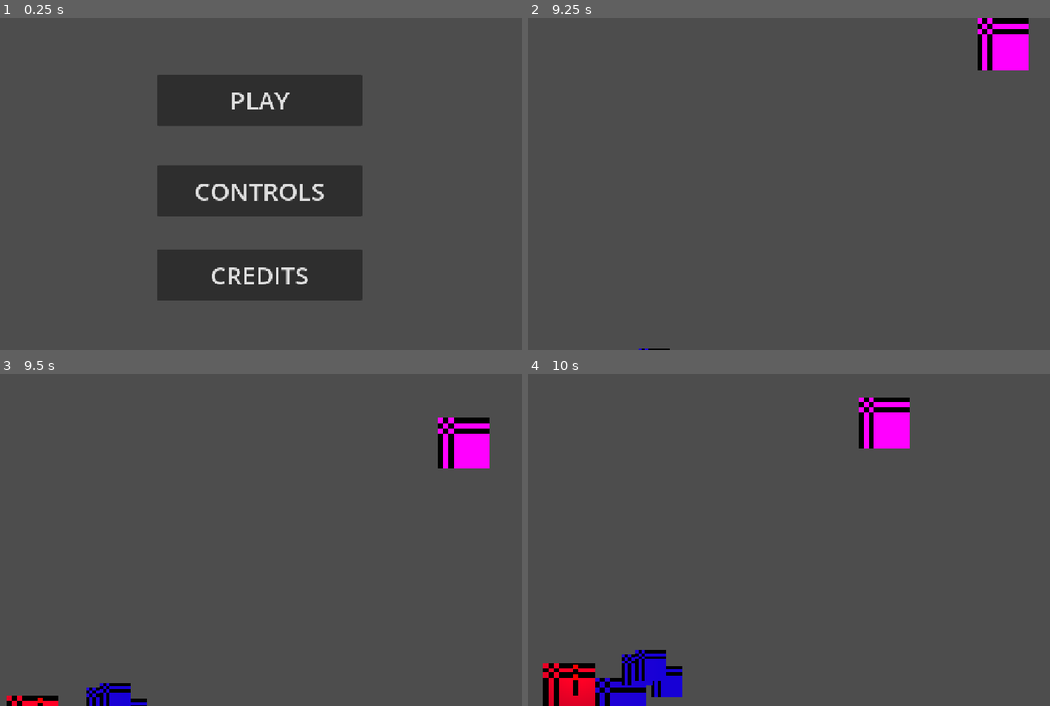
Above: before the commit, frames 1-4 (two rows, left to right).
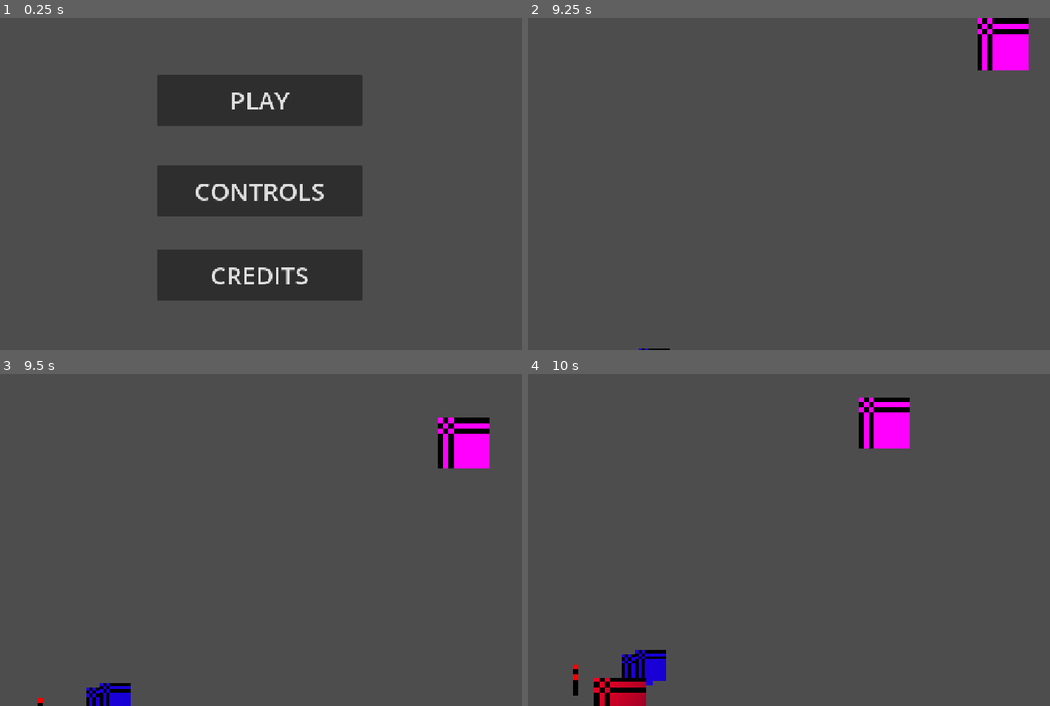
Above: after the commit, the same moments.

Repository: anqilique/GDGJam2-2025
Game: Godot game, scene res://Scenes/start_menu.tscn
The game is run twice, just before and just after one commit, with the same random seed, the same clock (stepped at 60 frames per second) and the same inputs.
Inputs (mouse positions are in pixels of both pictures, inside the frame that each line leads up to):
- Up to frame 1 (0.25 s): no input
- Up to frame 2 (9.25 s): click "PLAY" at 0.5 s; move the mouse to (752, 250) at 1.27 s; hold W (fire_cat_move_up) 1.28-2.78 s; click (752, 250) at 1.35 s; move the mouse to (961, 233) at 2.02 s; click (961, 233) at 2.1 s; move the mouse to (606, 134) at 2.77 s; hold A (fire_cat_move_left) 2.78-4.28 s; click (606, 134) at 2.85 s; move the mouse to (809, 184) at 3.52 s; click (809, 184) at 3.6 s; tap Enter at 4.25, 8 s; move the mouse to (695, 101) at 4.27 s; hold S (fire_cat_move_down) 4.28-5.03 s; click (695, 101) at 4.35 s; move the mouse to (914, 167) at 5.02 s; hold D (fire_cat_move_right) 5.03-5.78 s; click (914, 167) at 5.1 s; move the mouse to (663, 200) at 5.77 s; hold W (fire_cat_move_up) 5.78-6.53 s; click (663, 200) at 5.85 s; move the mouse to (841, 110) at 6.52 s; hold D (fire_cat_move_right) 6.53-8.78 s; click (841, 110) at 6.6 s; tap Space at 7.25, 8.75 s; move the mouse to (752, 250) at 7.27 s; click (752, 250) at 7.35 s; move the mouse to (961, 233) at 8.02 s; click (961, 233) at 8.1 s; move the mouse to (606, 134) at 8.77 s; hold S (fire_cat_move_down) from 8.78 s (still down); click (606, 134) at 8.85 s
- Up to frame 3 (9.5 s): keep holding S (fire_cat_move_down)
- Up to frame 4 (10 s): move the mouse to (809, 540) at 9.52 s; release S (fire_cat_move_down) at 9.53 s; hold A (fire_cat_move_left) from 9.53 s (still down); click (809, 540) at 9.6 s

Frames 1-2 are identical in both runs. In frame 3, 0.4% of the frame differs, in the area x 1-29%, y 96-100%; in frame 4, 2.2%, in the area x 2-30%, y 87-100%.

Commit message:
Handle YCat Death
- Shadows don't attack dead YCat
- YCat can't drop yarn when dead

Diff:
--- a/Scenes/yarn_cat.tscn
+++ b/Scenes/yarn_cat.tscn
@@ -9,7 +9,6 @@
 [ext_resource type="PackedScene" uid="uid://4j24cfujirgk" path="res://Scenes/Components/HurtboxComponent.tscn" id="3_p0tp3"]
 [ext_resource type="Script" uid="uid://d2wxvba0tns6f" path="res://Scripts/YarnCat/States/YCatDeath.gd" id="5_63v1j"]
 [ext_resource type="Script" uid="uid://cr0mp0gn4lrw" path="res://Scripts/YarnCat/States/YCatHit.gd" id="6_jrn06"]
-[ext_resource type="Script" uid="uid://gxj8aedvk77p" path="res://Scripts/YarnCat/Pass_Torch.gd" id="9_i562e"]
 
 [sub_resource type="PlaceholderTexture2D" id="PlaceholderTexture2D_8gbba"]
 size = Vector2(10, 10)
@@ -20,8 +19,6 @@
 [sub_resource type="CapsuleShape2D" id="CapsuleShape2D_i562e"]
 radius = 5.0
 height = 10.0
-
-[sub_resource type="CircleShape2D" id="CircleShape2D_bvyg1"]
 
 [node name="YarnCat" type="CharacterBody2D" groups=["YarnCat"]]
 process_mode = 3
--- a/Scripts/Shadow/ShadowHitbox.gd
+++ b/Scripts/Shadow/ShadowHitbox.gd
@@ -27,7 +27,12 @@
 	if state_machine.current_state.name == "ShadowAttack":
 		return
 	if is_touching_yarn_cat:
-		state_machine.on_child_transition(state_machine.current_state, "ShadowAttack")
+		var yarn_cat = get_tree().get_first_node_in_group("YarnCat")
+
+		if yarn_cat.get_node("StateMachine").current_state.name != "YCatDeath":
+			state_machine.on_child_transition(state_machine.current_state, "ShadowAttack")
+		else:
+			print("Shadow detects Yarn Cat Dead")
 
 
 func _on_area_exited(_area : Area2D):
--- a/Scripts/Shadow/States/ShadowAttack.gd
+++ b/Scripts/Shadow/States/ShadowAttack.gd
@@ -7,7 +7,7 @@
 @export var damage : int
 
 func enter():
-	var yarn_cat_health = get_tree().get_nodes_in_group("YarnCat")[0].find_child("HealthComponent")
+	var yarn_cat_health = get_tree().get_first_node_in_group("YarnCat").get_node("HealthComponent")
 	print("ycat taking ", damage, " damage")
 	yarn_cat_health.take_damage(damage)
 
--- a/Scripts/YarnCat/YarnCat.gd
+++ b/Scripts/YarnCat/YarnCat.gd
@@ -10,18 +10,18 @@
 
 
 func _physics_process(_delta):
-	if Input.is_action_just_pressed("yarn_cat_drop_yarn") and can_drop:
-		var new_yarn = yarn_piece.instantiate()
-		var cat_position = global_position
+	if get_node("StateMachine").current_state.name != "YCatDeath":
+		if Input.is_action_just_pressed("yarn_cat_drop_yarn") and can_drop:
+			var new_yarn = yarn_piece.instantiate()
+			var cat_position = global_position
 
+			new_yarn.position.x = randf_range(global_position.x - 10, global_position.x + 10)
+			new_yarn.position.y = randf_range(global_position.y - 10, global_position.y + 10)
 
-		new_yarn.position.x = randf_range(global_position.x - 10, global_position.x + 10)
-		new_yarn.position.y = randf_range(global_position.y - 10, global_position.y + 10)
+			add_sibling(new_yarn)
 
-		add_sibling(new_yarn)
-
-		can_drop = false
-		$CanDropTimer.start()
+			can_drop = false
+			$CanDropTimer.start()
 
 
 func _on_can_drop_timer_timeout() -> void:
Not shown: 1 places in Scenes/yarn_cat.tscn that only renumber resources
